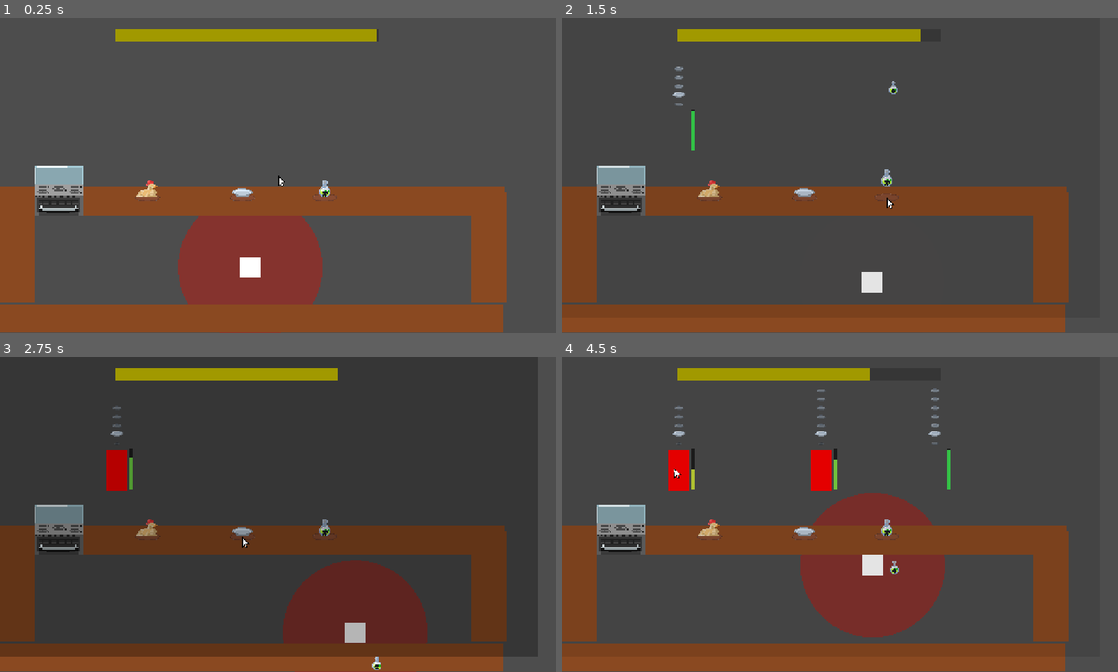
Above: before the commit, frames 1-4 (two rows, left to right).
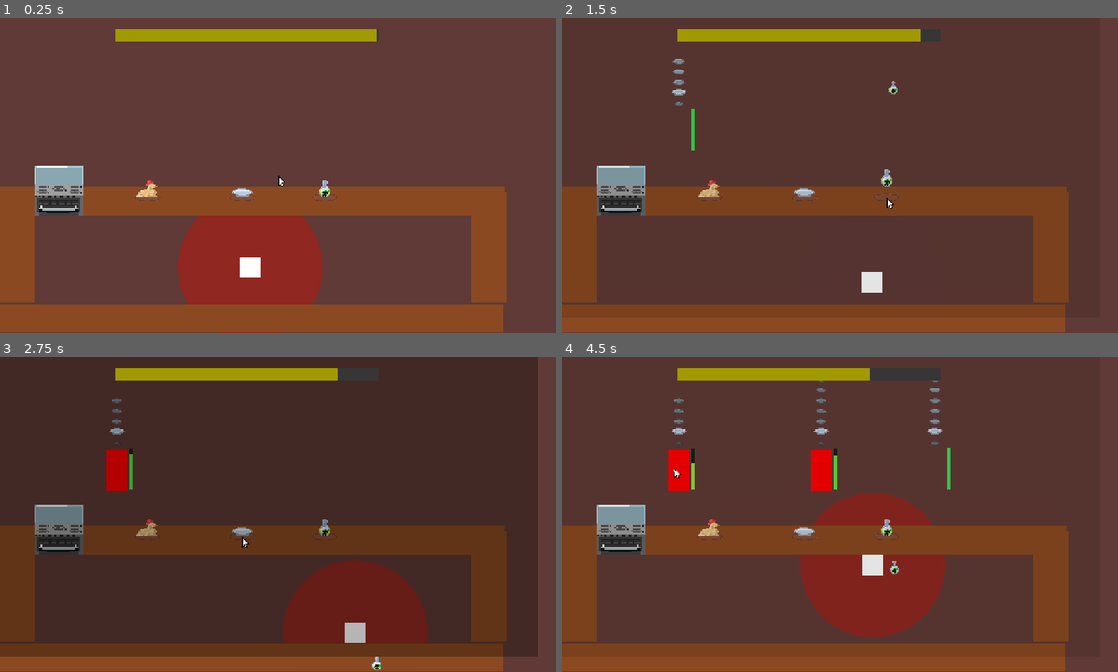
Above: after the commit, the same moments.

Repository: Someoneyeeting/Cookinggame
Game: Godot game, scene res://testscene.tscn
Same seed, same stepped clock (60 frames per second), same inputs: the game is played once before the commit and once after it. Sound files missing from this copy of the repository are replaced by a short silence.
Inputs (mouse positions are in pixels of both pictures, inside the frame that each line leads up to):
- Up to frame 1 (0.25 s): no input
- Up to frame 2 (1.5 s): tap Enter (ui_accept) at 0.5, 0.77 s; move the mouse to (706, 197) at 0.52 s; hold D (right) 0.53-1.28 s; hold Right mouse button (rightc) 0.53-1.28 s; move the mouse to (884, 197) at 1.27 s; hold S (down) from 1.28 s (still down); click (884, 197) at 1.35 s
- Up to frame 3 (2.75 s): tap Enter (ui_accept) at 1.52 s; right-click (322, 536) at 1.55 s; move the mouse to (244, 536) at 2.02 s; release S (down) at 2.03 s; hold D (right) from 2.03 s (still down); hold Right mouse button (rightc) from 2.03 s (still down)
- Up to frame 4 (4.5 s): move the mouse to (812, 577) at 2.77 s; release D (right) at 2.78 s; release Right mouse button (rightc) at 2.78 s; hold W (up) 2.78-3.53 s; tap Shift (sprint) at 2.85 s; tap Enter (ui_accept) at 3.02, 3.77 s; right-click (812, 577) at 3.05 s; move the mouse to (1006, 561) at 3.52 s; hold Right mouse button (rightc) 3.53-4.28 s; hold A (left) from 3.53 s (still down); move the mouse to (673, 467) at 4.27 s; click (673, 467) at 4.35 s

The runs differ from the first frame. In frame 2, 0.2% of the frame differs, in the area x 19-24%, y 12-30%; in frame 3, 0.1%; in frame 4, 0.5%, in the area x 19-70%, y 7-43%.

Commit message:
recipe display scrolling down

Diff:
--- a/customer.gd
+++ b/customer.gd
@@ -40,6 +40,9 @@
 	tween.tween_property(self,"global_position",global_position - dir * 100 * (size / 30),0.6).set_trans(Tween.TRANS_CIRC)
 	tween.tween_callback(queue_free)
 
+func time_out():
+	pass
+
 func enter_line():
 	$AnimationPlayer.play("enter_line")
 
@@ -68,3 +71,7 @@
 
 func _on_outanimation_timeout() -> void:
 	visible = not visible
+
+
+func _on_waittime_timeout() -> void:
+	time_out()
--- a/customer.tscn
+++ b/customer.tscn
@@ -130,6 +130,7 @@
 
 [node name="RecipeDisplay" parent="." instance=ExtResource("3_f7asb")]
 position = Vector2(0, -54)
+scale = Vector2(1.2, 1.2)
 
 [node name="GPUParticles2D" type="GPUParticles2D" parent="."]
 emitting = false
@@ -147,9 +148,10 @@
 position = Vector2(29, 46)
 
 [node name="waittime" type="Timer" parent="."]
-wait_time = 4.0
+wait_time = 5.5
 one_shot = true
 autostart = true
 
 [connection signal="timeout" from="outanimation" to="." method="_on_outanimation_timeout"]
 [connection signal="timeout" from="pause" to="." method="_on_pause_timeout"]
+[connection signal="timeout" from="waittime" to="." method="_on_waittime_timeout"]
--- a/customertimer.tscn
+++ b/customertimer.tscn
@@ -36,6 +36,6 @@
 [node name="bar" type="ColorRect" parent="."]
 offset_left = -2.0
 offset_right = 4.0
-offset_bottom = 91.0
+offset_bottom = 95.0
 rotation = -3.14159
 pivot_offset = Vector2(4, 0)
--- a/player.gd
+++ b/player.gd
@@ -57,7 +57,7 @@
 
 
 	plate.clear()
-	$break.pitch_scale = randf_range(0.6,1.4)
+	$break.pitch_scale = randf_range(0.85,1.2)
 	$break.play()
 	draw_throw(target.global_position,plate.av_color())
 
--- a/project.godot
+++ b/project.godot
@@ -72,3 +72,4 @@
 [rendering]
 
 textures/canvas_textures/default_texture_filter=0
+environment/defaults/default_clear_color=Color(0.371015, 0.226329, 0.209908, 1)
--- a/recipe_display.tscn
+++ b/recipe_display.tscn
@@ -5,10 +5,9 @@
 
 
 @export var recp : RecipeRes
-
 func set_recp(rec : RecipeRes) -> void:
 	recp = rec
-	for i in get_children():
+	for i in $items.get_children():
 		i.queue_free()
 	var items := recp.items
 	items
@@ -16,17 +15,28 @@
 		var sp := Sprite2D.new()
 
 		sp.offset.y = -12
-		sp.position.y = -get_child_count() * 20
+		sp.position.y = -$items.get_child_count() * 20
 		sp.texture = i.texture
 		sp.scale *= 1.2
-		add_child(sp)
+		$items.add_child(sp)
 
 func _physics_process(delta: float) -> void:
 	var curitem = Globals.player.plate.get_count()
-	for i in get_child_count():
+	if(is_matching() and curitem >= 1):
+		$items.position.y = lerp($items.position.y,20. * (curitem - 1),0.3)
+		#print(curitem)
+	else:
+		$items.position.y = lerp($items.position.y,0.,0.3)
+
+
+	for i in $items.get_child_count():
+		if(i < curitem - 3 and is_matching()):
+			$items.get_children()[i].hide()
+			continue
+		$items.get_children()[i].show()
 		var targcolor : Color
 		var targscale : float = 1.
-		if(curitem > get_child_count()):
+		if(not is_matching()):
 			targcolor = Color(0.6,0.2,0.2)
 			targscale = 1.
 		elif(i < curitem):
@@ -39,10 +49,16 @@
 			targcolor = Color(0.6,0.6,0.6)
 			targscale = 0.9
 
-		get_children()[i].modulate = lerp(get_children()[i].modulate,targcolor,0.3)
-		get_children()[i].scale = lerp(get_children()[i].scale,Vector2(targscale,targscale),0.3)
+		$items.get_children()[i].modulate = lerp($items.get_children()[i].modulate,targcolor,0.3)
+		$items.get_children()[i].scale = lerp($items.get_children()[i].scale,Vector2(targscale,targscale),0.3)
 
+func is_matching():
+	var curitem = Globals.player.plate.get_count()
+
+	return curitem <= recp.items.size()
 "
 
 [node name="RecipeDisplay" type="Node2D"]
 script = SubResource("GDScript_depl0")
+
+[node name="items" type="Node2D" parent="."]
